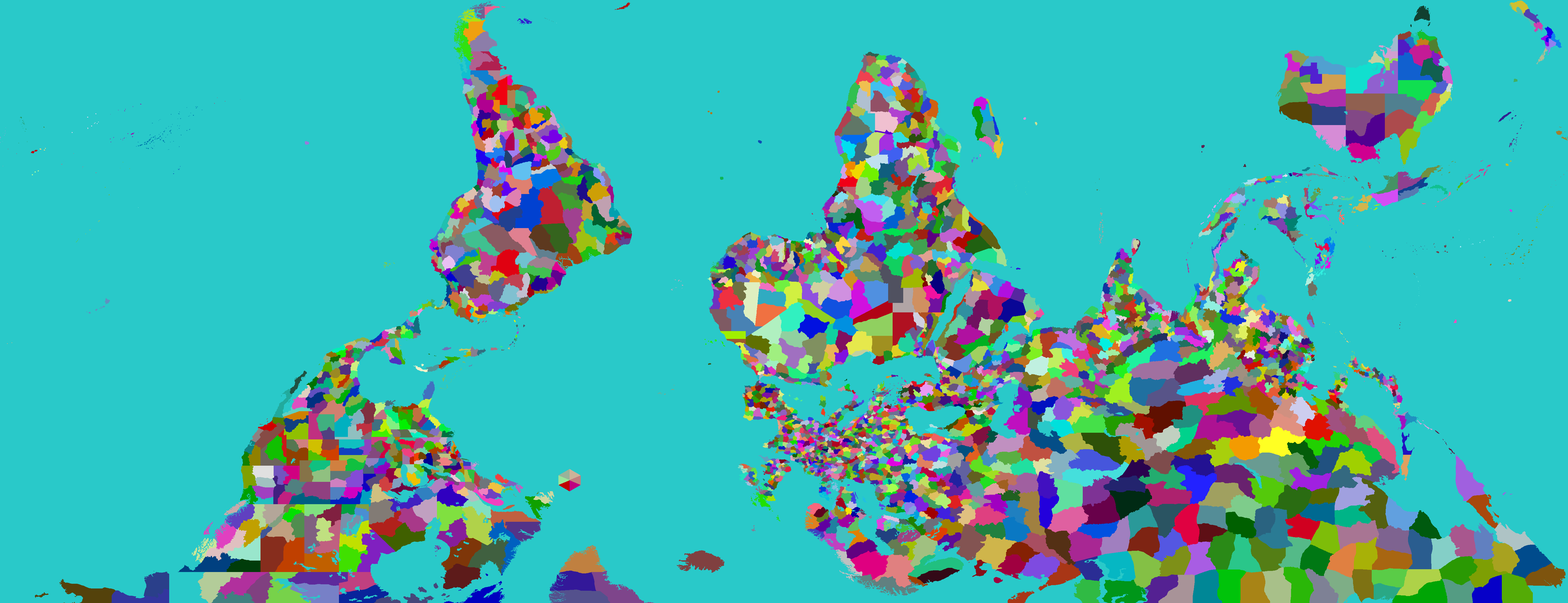
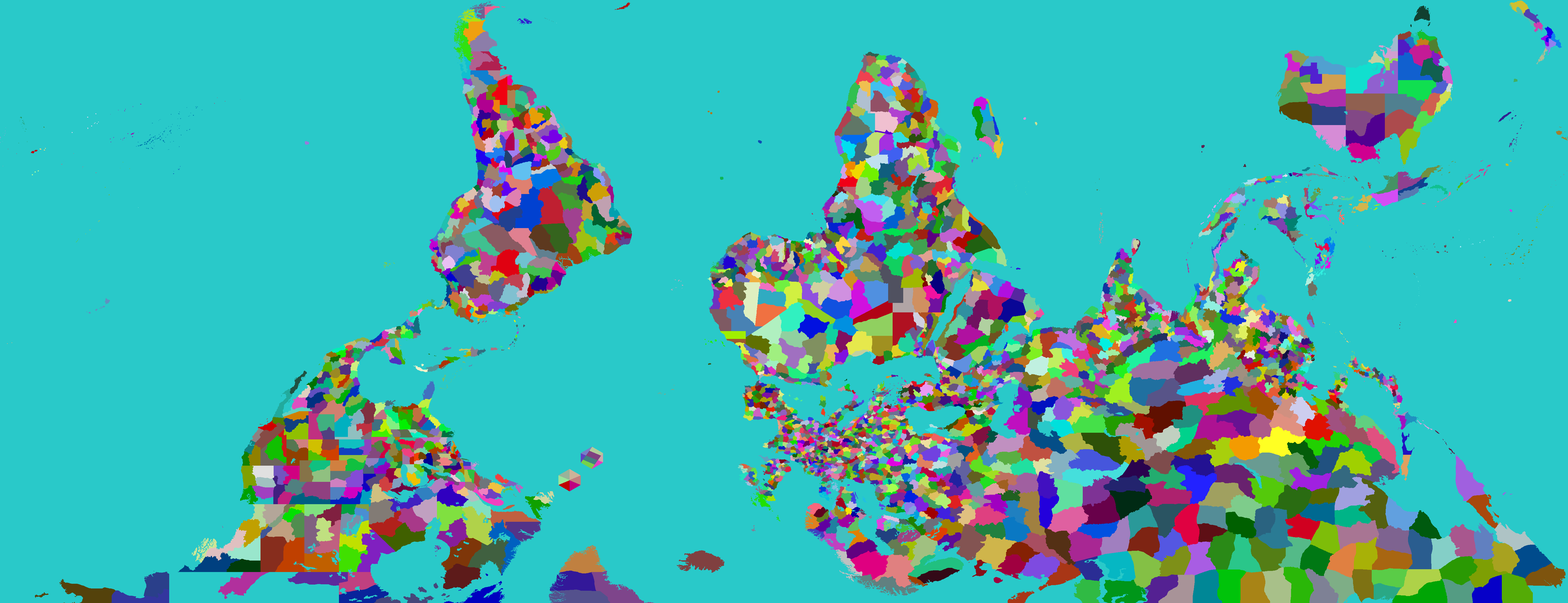
Comparing the layer stacks of the two 1568px x 603px images. Changes:
painted on "Provinces" over (x1=197, y1=446, x2=604, y2=603)
